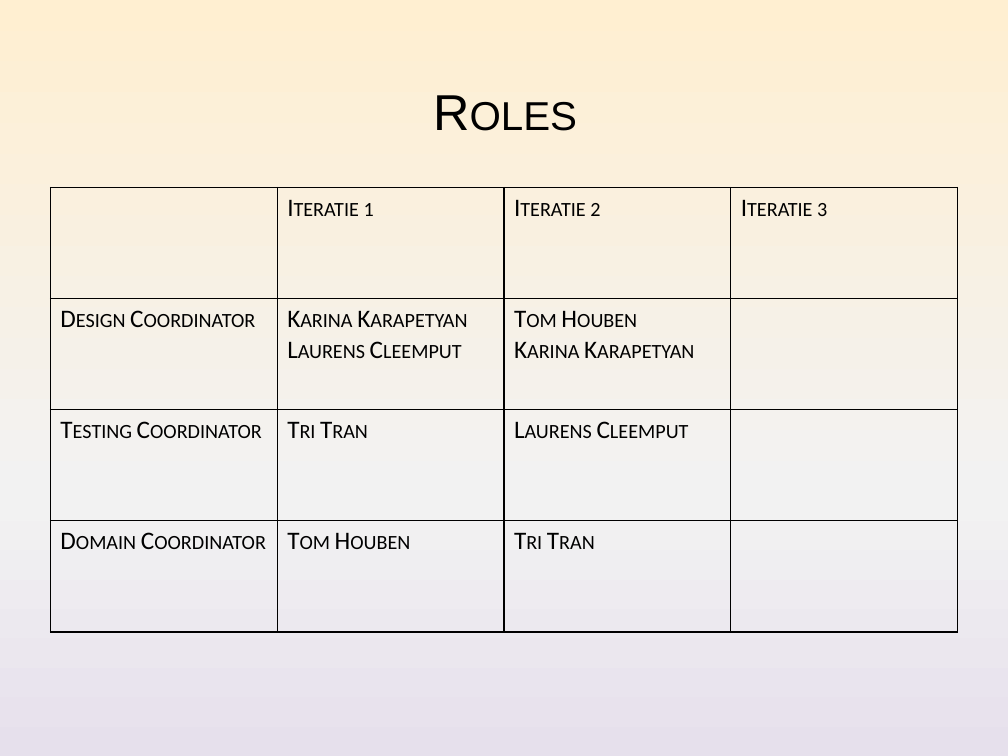
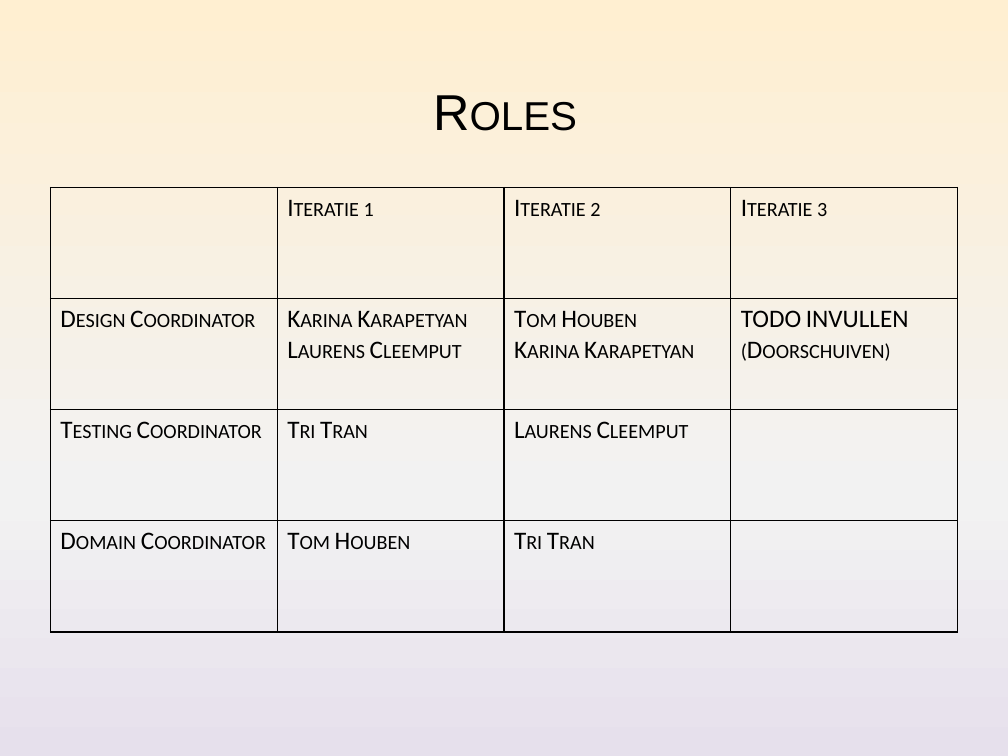
Before and after one commit to Nickelium/Software-Development, a slide deck: slide 15 of Presentaties/Iteratie 2/SWOP Presentatie 2 Inhoud.pptx (slide 18 before the commit). Drawn at 1008x756 pixels with LibreOffice and Linux fonts; fonts in the diff are those of the drawing. Boxes give left, top, right and bottom in pixels: in the first picture for what was removed or moved away, otherwise in the second. Text is boxed around its words. In the diff, an @@ line names an element or a change of style, - is before the commit and + after.

```diff
--- a/Presentaties/Iteratie 2/SWOP Presentatie 2 Inhoud.pptx
+++ b/Presentaties/Iteratie 2/SWOP Presentatie 2 Inhoud.pptx
@@ table at box(50, 187, 958, 632) @@
-row 2, column 4: 
+row 2, column 4: TODO INVULLEN (Doorschuiven)
```
Also in this commit, not shown: 5 other slides changed, 6 slides added, 9 slides removed.
